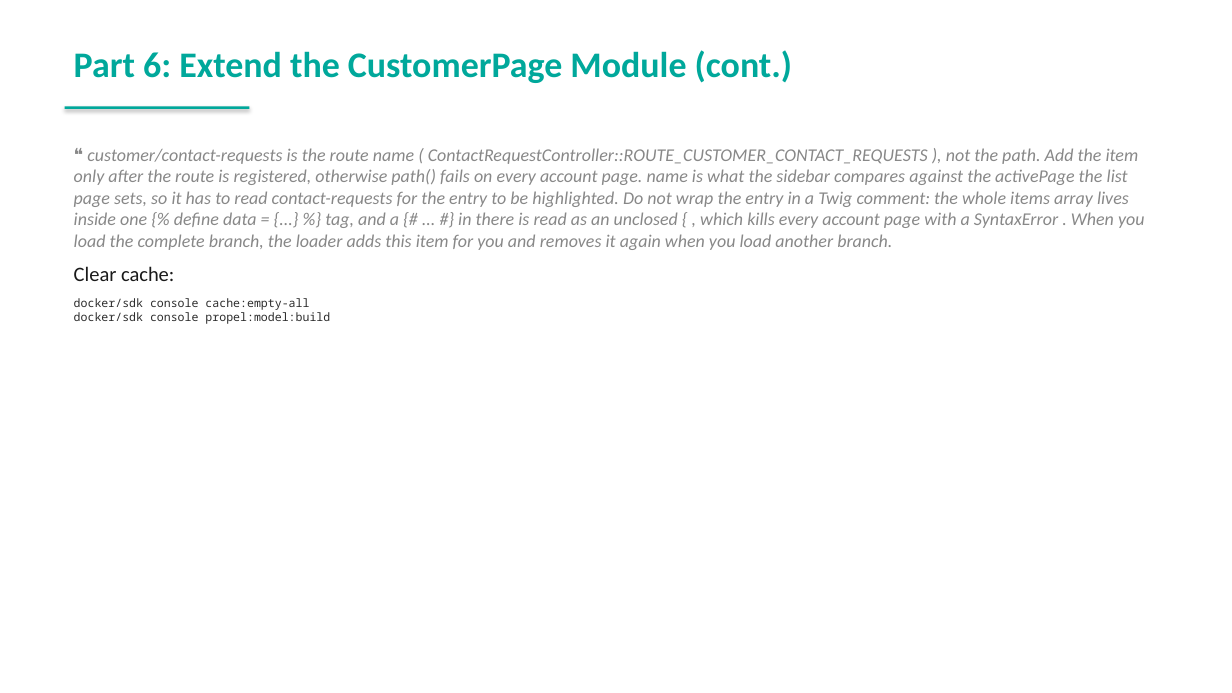
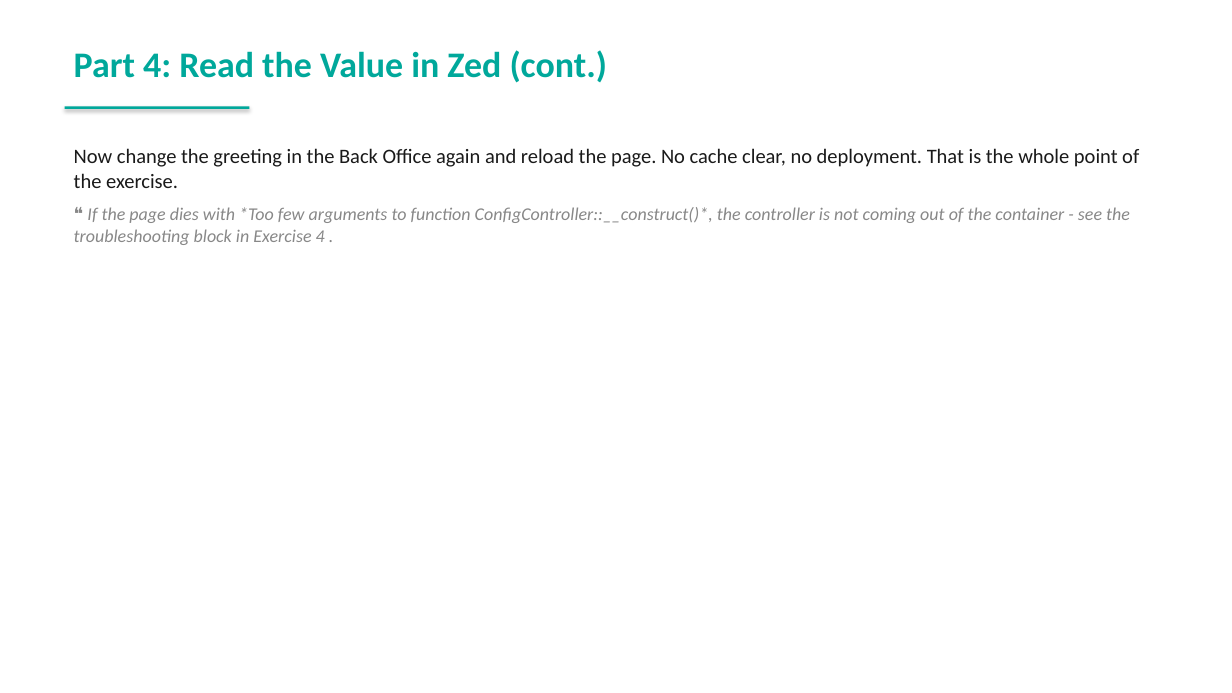
Before and after one commit to spryker-academy/instructor-exercises, a slide deck: slide 189 of guides-pptx/spryker-academy-fundamental.pptx (slide 199 before the commit). Drawn at 1232x693 pixels with LibreOffice and Linux fonts; fonts in the diff are those of the drawing. Boxes give left, top, right and bottom in pixels: in the first picture for what was removed or moved away, otherwise in the second. Text is boxed around its words. In the diff, an @@ line names an element or a change of style, - is before the commit and + after.

```diff
--- a/guides-pptx/spryker-academy-fundamental.pptx
+++ b/guides-pptx/spryker-academy-fundamental.pptx
@@ text at (74, 50, 607, 83): text changed @@
-Part 6: Extend the CustomerPage Module (cont.)
+Part 4: Read the Value in Zed (cont.)
@@ text at (74, 148, 1139, 245): text changed @@
-❝ customer/contact-requests is the route name ( ContactRequestController::ROUTE_CUSTOMER_CONTACT_REQUESTS ), not the path. Add the item only after the route is registered, otherwise path() fails on every account page. name is what the sidebar compares against the activePage the list page sets, so it has to read contact-requests for the entry to be highlighted. Do not wrap the entry in a Twig comment: the whole items array lives inside one {% define data = {...} %} tag, and a {# ... #} in there is read as an unclosed { , which kills every account page with a SyntaxError . When you load the complete branch, the loader adds this item for you and removes it again when you load another branch.
-Clear cache:
-docker/sdk console cache:empty-all
-docker/sdk console propel:model:build
+Now change the greeting in the Back Office again and reload the page. No cache clear, no deployment. That is the whole point of the exercise.
+❝ If the page dies with *Too few arguments to function ConfigController::__construct()*, the controller is not coming out of the container - see the troubleshooting block in Exercise 4 .
```
Also in this commit, not shown: 44 other slides changed, 84 slides added, 3 slides removed, 46 other files.
